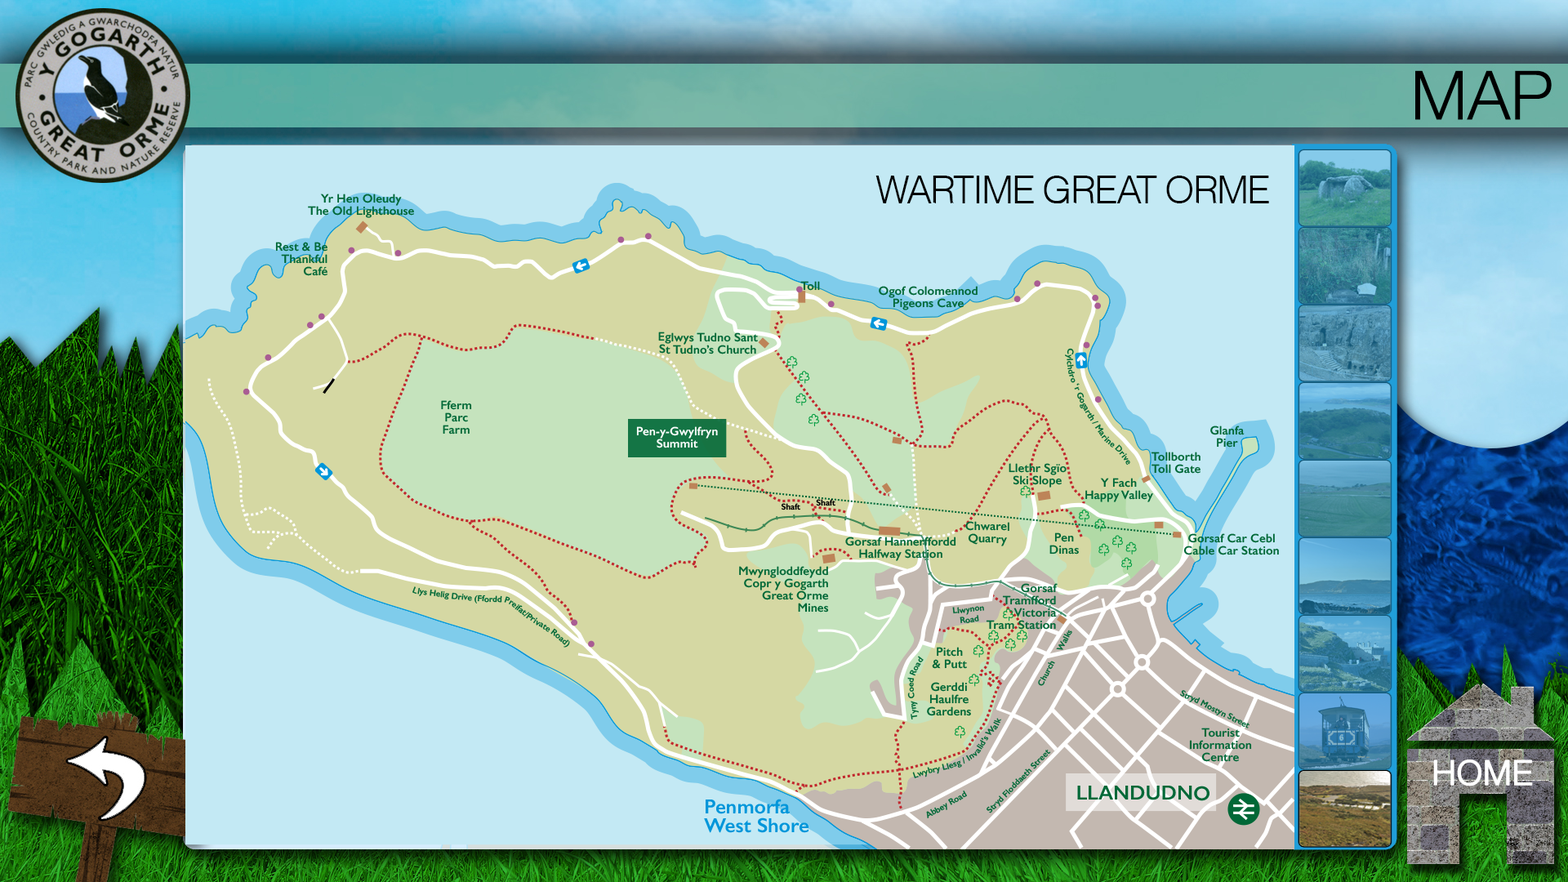
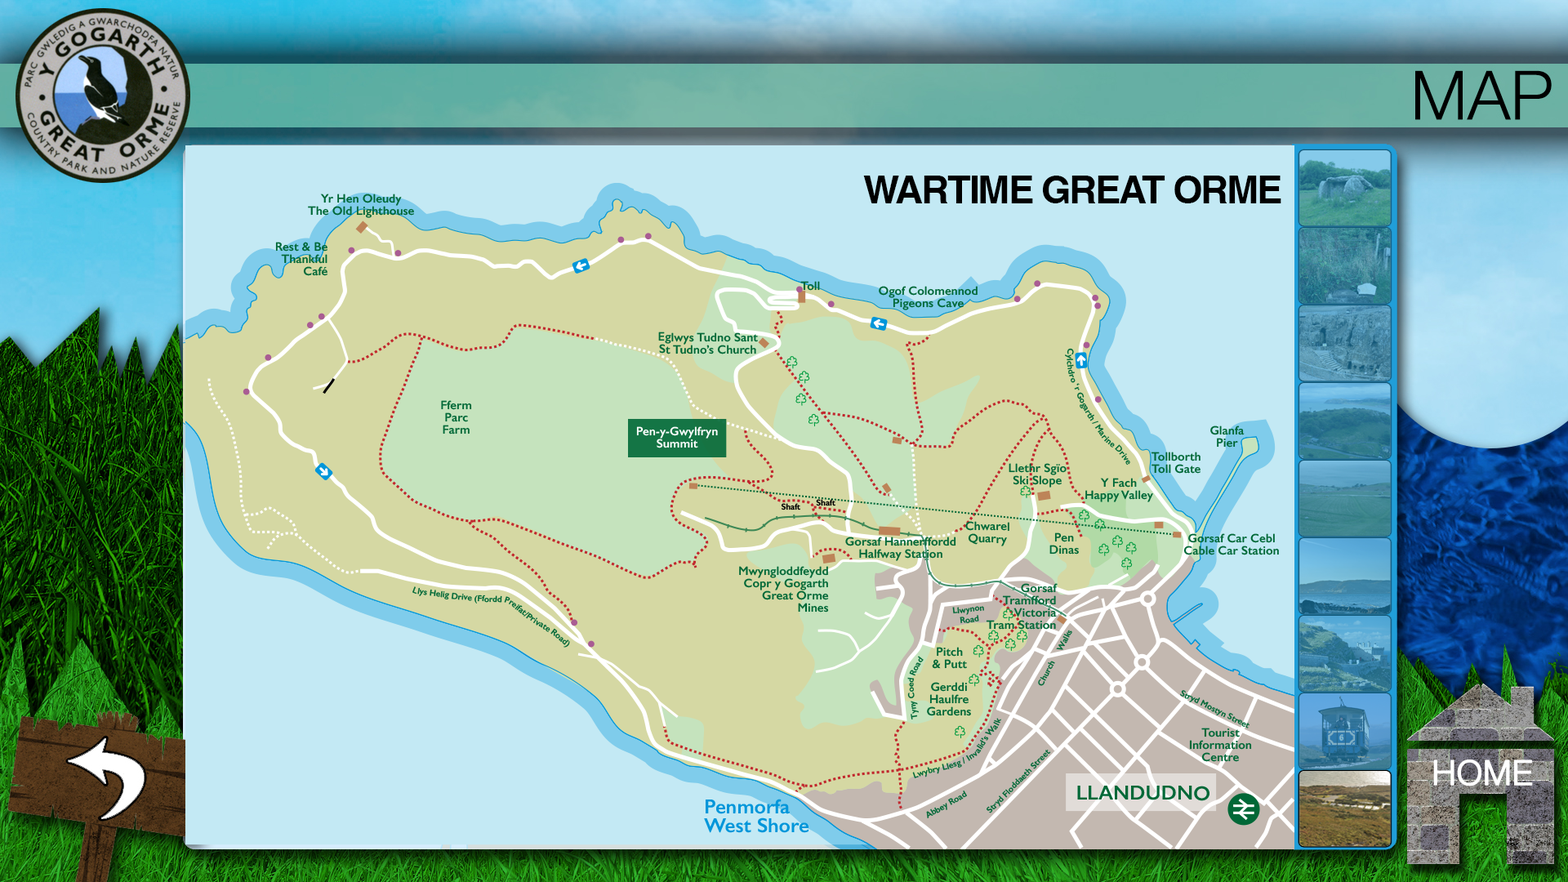
Revision of a layered 1568 × 882 image; what changed, layer by layer:
painted on "9" over [863, 175, 1282, 204]